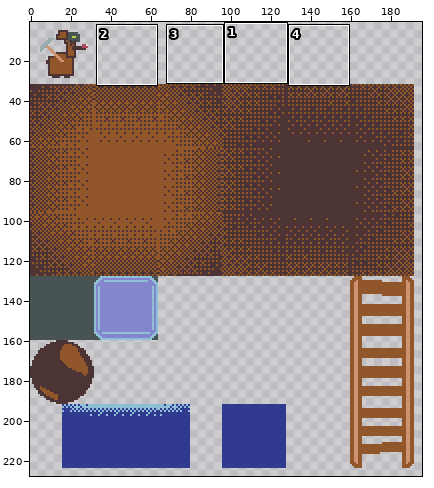
Pixel-art file: sprites/Sprite-0001.aseprite. The first picture is a wide view before the edit; the outline marks the close-up.
Close-up. Before:
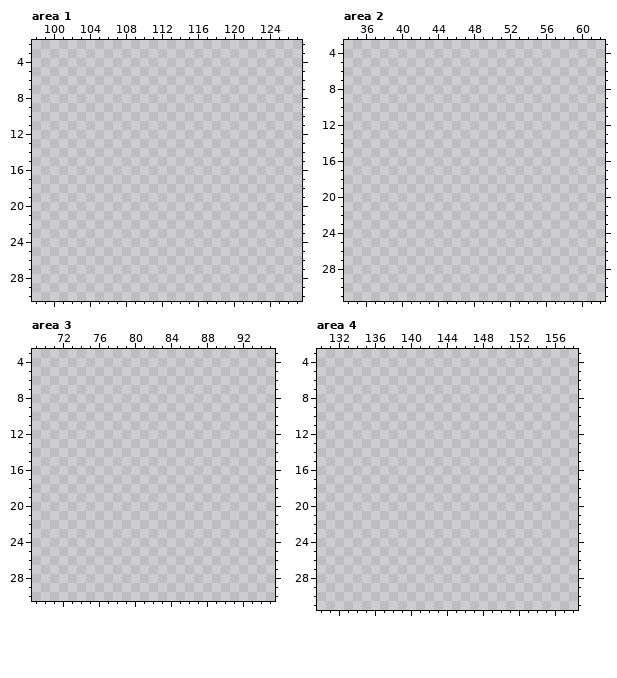
256x256 pixels, 1 frame. Shown: area 1: x 98..127, y 2..30; area 2: x 34..62, y 3..31; area 3: x 69..95, y 3..30; area 4: x 130..158, y 3..31. The wide view leaves out empty margins.
Once edited:
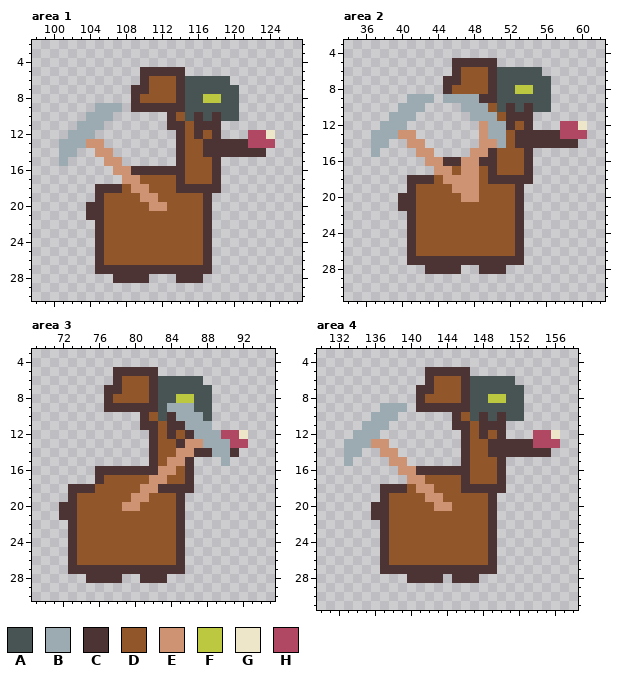
Palette (. is transparent): A #485454  B #9cabb1  C #4c3435  D #92562b  E #cd9373  F #bbc840  G #ede6c8  H #b14863
From old to new:
Changed rows in their new state; - is an unchanged pixel.
Area 1:
first column x 101:
 5 ---------CCCCC----------
 6 ---------CDDDCAAAAA-----
 7 --------CCDDDCAAAAAA----
 8 --------CDDDDCAAFFAA----
 9 ----BBB-CCCCCCAAAAAA----
10 ---BBB------CDACACAA----
11 --BBB-------CCDCCC------
12 -BBB---------CDCDC---HHG
13 BBBEE--------CDDCCCCCHHH
14 BB--EE-------CDDCCCCCCC-
15 B----EE------CDDDC------
16 ------EECCCCCCDDDC------
17 -------EEDDDDCDDDC------
18 ----CCCDEEDDDCCCCC------
19 ----CDDDDEEDDDDDC-------
20 ---CCDDDDDEEDDDDC-------
21 ---CCDDDDDDDDDDDC-------
22 ----CDDDDDDDDDDDC-------
23 ----CDDDDDDDDDDDC-------
24 ----CDDDDDDDDDDDC-------
25 ----CDDDDDDDDDDDC-------
26 ----CDDDDDDDDDDDC-------
27 ----CCCCCCCCCCCCC-------
28 ------CCCC---CCC--------
Area 2:
first column x 37:
 5 ---------CCCCC----------
 6 ---------CDDDCAAAAA-----
 7 --------CCDDDCAAAAAA----
 8 --------CDDDDCAAFFAA----
 9 ----BBB-BBBBCCAAAAAA----
10 ---BBB----BBBDACACAA----
11 --BBB------BBBDCCC------
12 -BBB--------EBBCDC---HHG
13 BBBEE-------EBBDCCCCCHHH
14 BB--EE------EEBDCCCCCCC-
15 B----EE----EECDDDC------
16 ------EECCEECCDDDC------
17 -------EEDEEDCDDDC------
18 ----CCCDEEEEDCCCCC------
19 ----CDDDDEEEDDDDC-------
20 ---CCDDDDDEEDDDDC-------
21 ---CCDDDDDDDDDDDC-------
22 ----CDDDDDDDDDDDC-------
23 ----CDDDDDDDDDDDC-------
24 ----CDDDDDDDDDDDC-------
25 ----CDDDDDDDDDDDC-------
26 ----CDDDDDDDDDDDC-------
27 ----CCCCCCCCCCCCC-------
28 ------CCCC--CCC---------
Area 3:
first column x 72:
 5 ------CCCCC----------
 6 ------CDDDCAAAAA-----
 7 -----CCDDDCAAAAAA----
 8 -----CDDDDCAAFFAA----
 9 -----CCCCCCABBBAA----
10 ---------CDACBBBA----
11 ---------CCDCCBBB----
12 ----------CDCDCBBBHHG
13 ----------CDDCEEBBBHH
14 ----------CDDEECCBBC-
15 ----------CDEEC---B--
16 ----CCCCCCCEEDC------
17 ----CDDDDDEEDDC------
18 -CCCDDDDDEECCCC------
19 -CDDDDDDEEDDDC-------
20 CCDDDDDEEDDDDC-------
21 CCDDDDDDDDDDDC-------
22 -CDDDDDDDDDDDC-------
23 -CDDDDDDDDDDDC-------
24 -CDDDDDDDDDDDC-------
25 -CDDDDDDDDDDDC-------
26 -CDDDDDDDDDDDC-------
27 -CCCCCCCCCCCCC-------
28 ---CCCC--CCC---------
Area 4:
first column x 133:
 5 ---------CCCCC----------
 6 ---------CDDDCAAAAA-----
 7 --------CCDDDCAAAAAA----
 8 --------CDDDDCAAFFAA----
 9 ----BBB-CCCCCCAAAAAA----
10 ---BBB------CDACACAA----
11 --BBB-------CCDCCC------
12 -BBB---------CDCDC---HHG
13 BBBEE--------CDDCCCCCHHH
14 BB--EE-------CDDCCCCCCC-
15 B----EE------CDDDC------
16 ------EECCCCCCDDDC------
17 -------EEDDDDCDDDC------
18 ----CCCDEEDDDCCCCC------
19 ----CDDDDEEDDDDDC-------
20 ---CCDDDDDEEDDDDC-------
21 ---CCDDDDDDDDDDDC-------
22 ----CDDDDDDDDDDDC-------
23 ----CDDDDDDDDDDDC-------
24 ----CDDDDDDDDDDDC-------
25 ----CDDDDDDDDDDDC-------
26 ----CDDDDDDDDDDDC-------
27 ----CCCCCCCCCCCCC-------
28 -------CCCC-CCC---------
